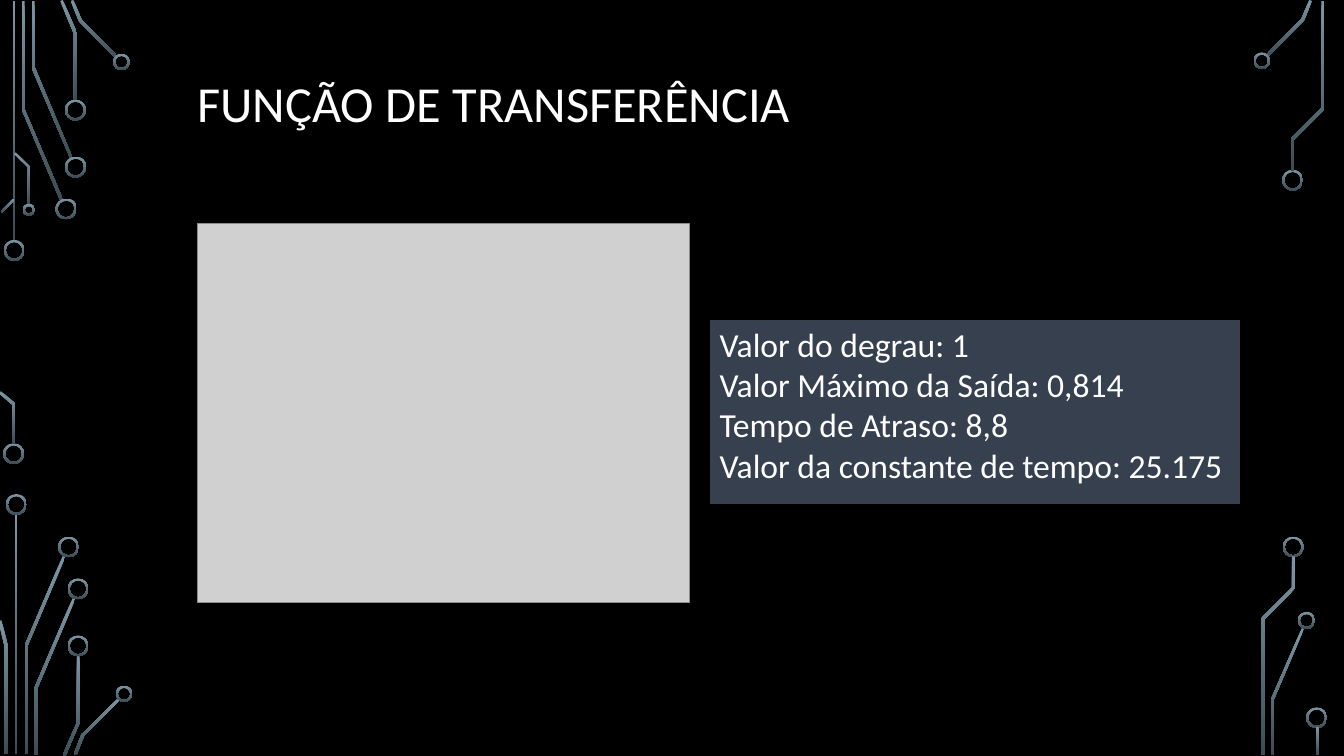
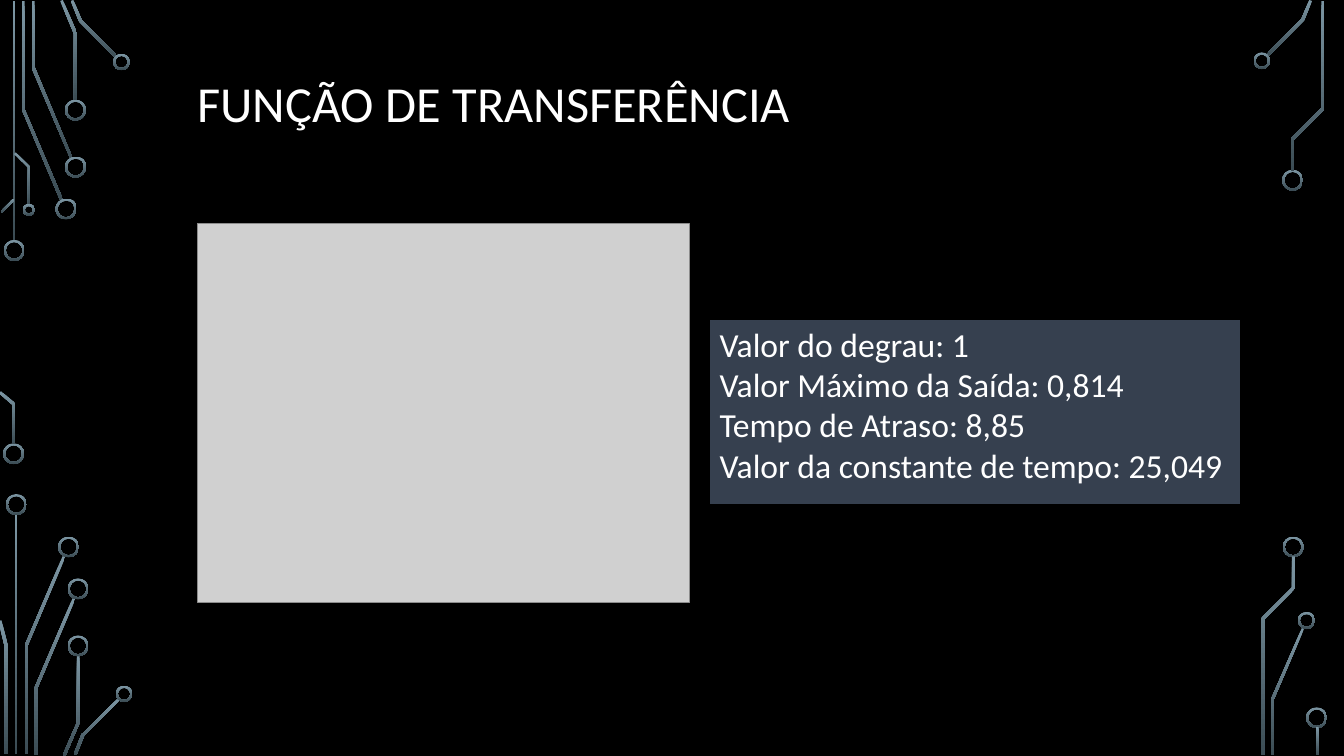
Before and after one commit to MathCarv/C213, a slide deck: slide 2 of documents/Trabalho de Sistemas Embarcados (C213).pptx. Drawn at 1344x756 pixels with LibreOffice and Linux fonts; fonts in the diff are those of the drawing; grey boxes stand for pictures; background and template pictures are left out. Boxes give left, top, right and bottom in pixels: in the first picture for what was removed or moved away, otherwise in the second. Text is boxed around its words. In the diff, an @@ line names an element or a change of style, - is before the commit and + after.

Commit message:
V1.9

```diff
--- a/documents/Trabalho de Sistemas Embarcados (C213).pptx
+++ b/documents/Trabalho de Sistemas Embarcados (C213).pptx
@@ text at (720, 413, 1222, 484): text changed @@
-Tempo de Atraso: 8,8
-Valor da constante de tempo: 25.175
+Tempo de Atraso: 8,85
+Valor da constante de tempo: 25,049
```
